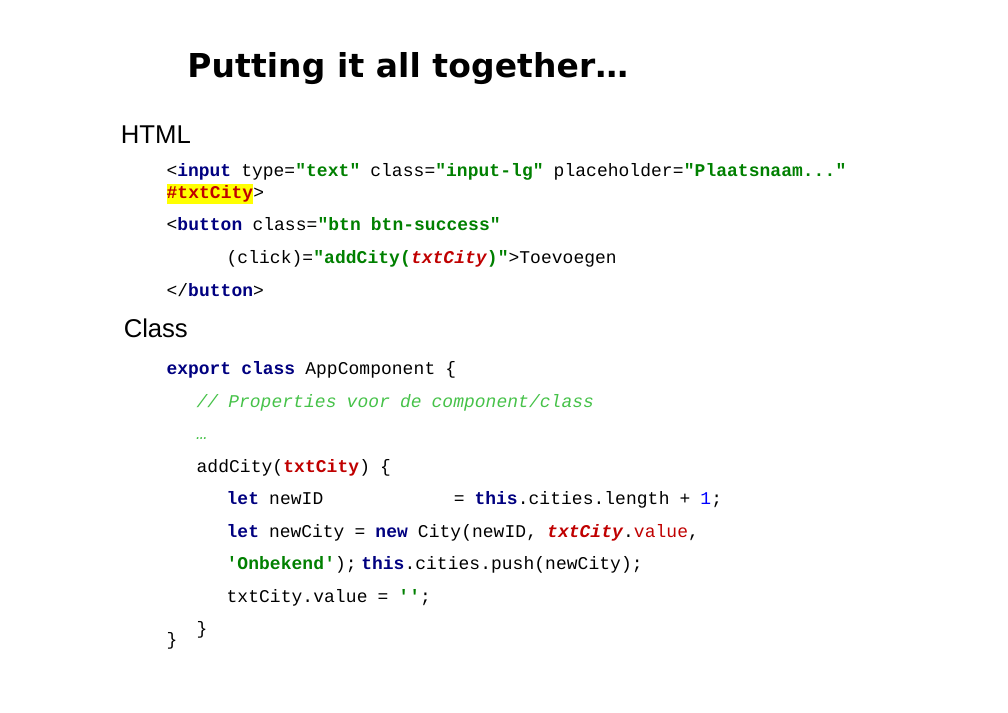
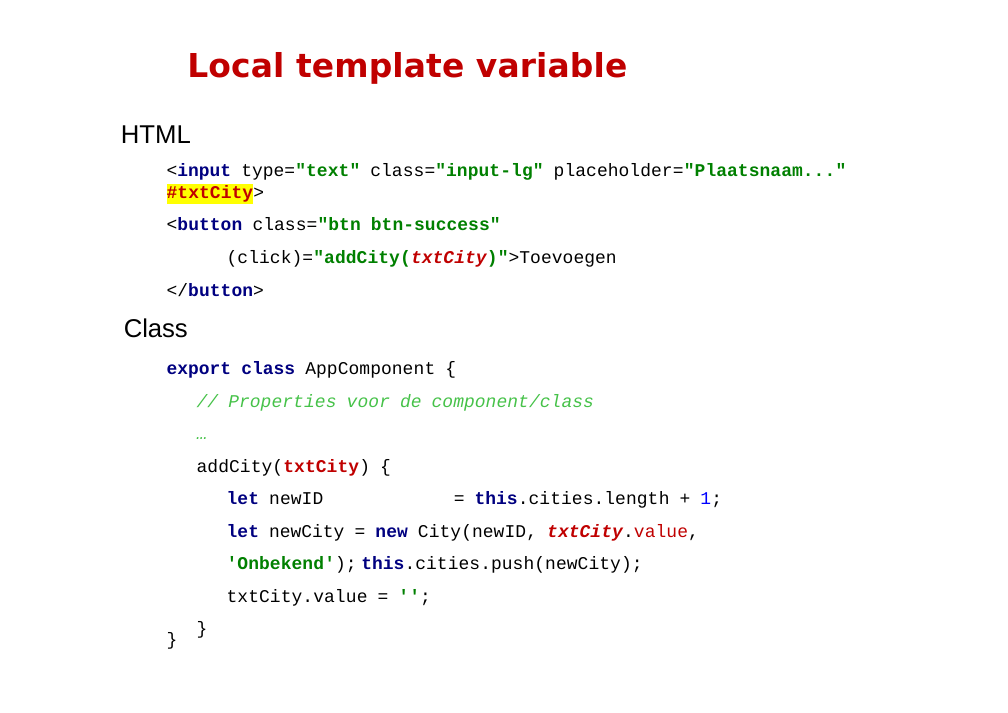
Before and after one commit to petereijgermans11/workshop-angular7, a slide deck: slide 24 of PPT/02- Angular Databinding.pptx. Drawn at 1008x713 pixels with LibreOffice and Linux fonts; fonts in the diff are those of the drawing. Boxes give left, top, right and bottom in pixels: in the first picture for what was removed or moved away, otherwise in the second. Text is boxed around its words. In the diff, an @@ line names an element or a change of style, - is before the commit and + after.

```diff
--- a/PPT/02- Angular Databinding.pptx
+++ b/PPT/02- Angular Databinding.pptx
@@ title at [187,52,627,84]: text changed; text colour #000000 to #C00000 @@
-Putting it all together…
+Local template variable
```
Also in this commit, not shown: 3 other slides changed, 10 other files.
